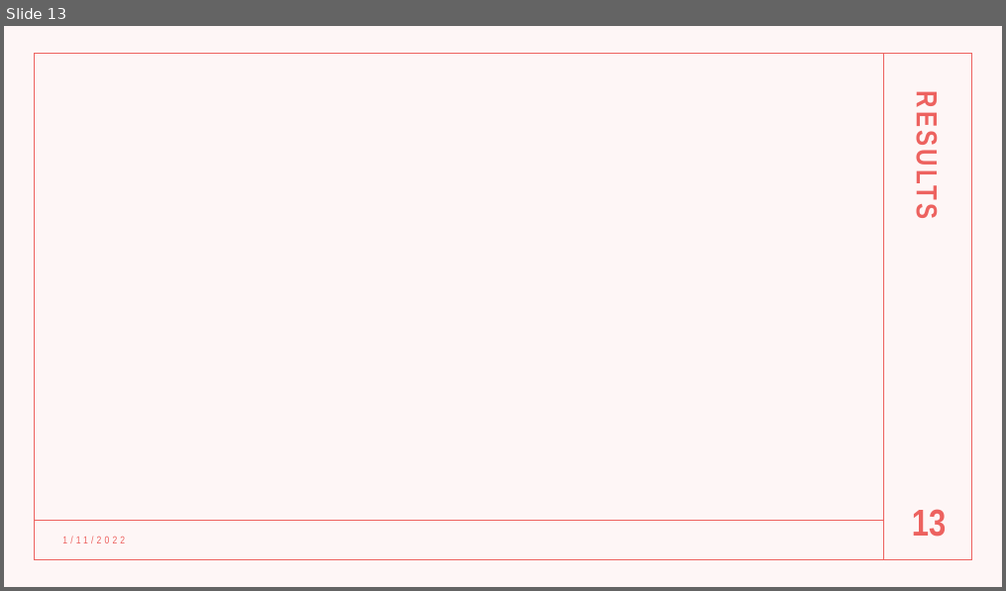
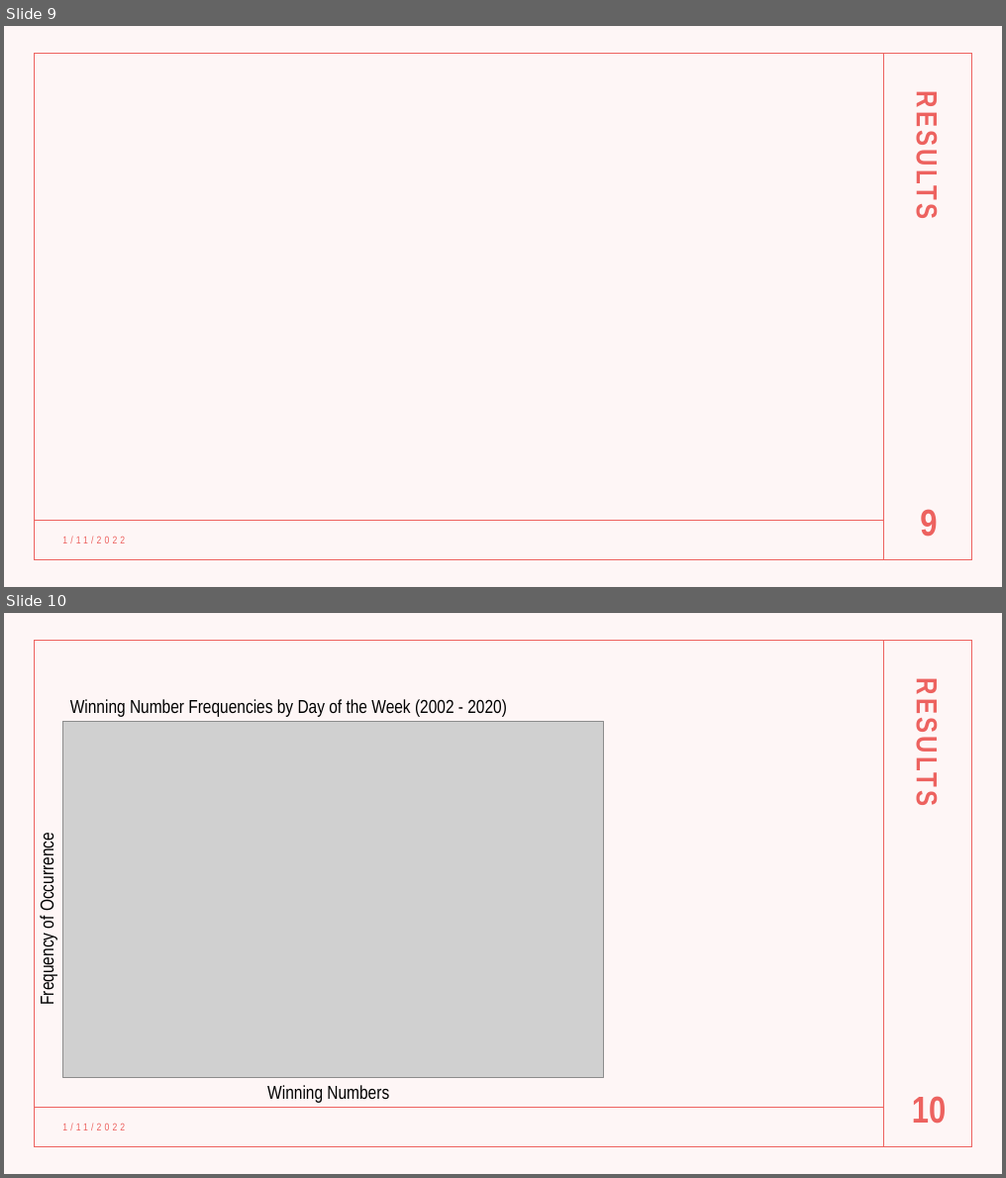
Before and after one commit to AlbiKovi/DSO110---Final-Group-Project, a slide deck: Is the Mega Millions a Mega Trap.pptm. Shown one above the other, each under a label of ours: slide 13 before the commit, slides 9 and 10 after it. The pictures are 1006x591 and 1006x1178 pixels, drawn with LibreOffice and Linux fonts; fonts in the diff are those of the drawing; grey boxes stand for pictures. Boxes give left, top, right and bottom in pixels: in the first picture for what was removed or moved away, otherwise in the second. Text is boxed around its words. In the diff, an @@ line names an element or a change of style, - is before the commit and + after.

```diff
--- a/Is the Mega Millions a Mega Trap.pptm
+++ b/Is the Mega Millions a Mega Trap.pptm
@@ slide 10 added at (4, 613, 1002, 1174), background #FFFFFF; not listed: 4 template elements that a slide beside it also shows @@
@@ text added at (914, 670, 944, 1008), 28 pt, text #ED625F, bold @@
+RESULTS
@@ text added at (70, 699, 507, 717), 18 pt, text #000000 @@
+Winning Number Frequencies by Day of the Week (2002 - 2020)
@@ picture added at (63, 722, 604, 1078) @@
@@ text added at (37, 841, 57, 1003), 18 pt, text #000000 @@
+Frequency of Occurrence
@@ text added at (267, 1085, 389, 1103), 18 pt, text #000000 @@
+Winning Numbers
@@ page number added at (912, 1096, 945, 1124), 36 pt, text #ED625F, bold @@
+10
@@ text added at (62, 1123, 125, 1131), 10 pt, text #ED625F @@
+1/11/2022
@@ what was slide 13 is now slide 9 @@
@@ page number at (920, 509, 937, 537): text changed @@
-13
+9
```
Also in this commit, not shown: 4 slides changed, 2 other slides added.
